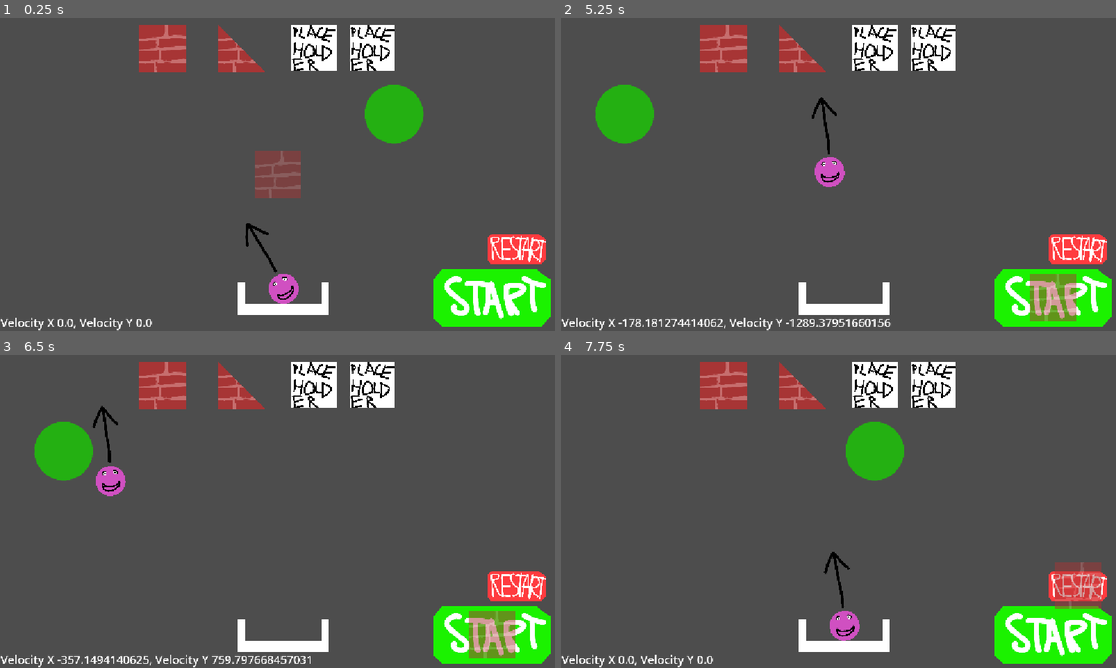
Above: before the commit, frames 1-4 (two rows, left to right).
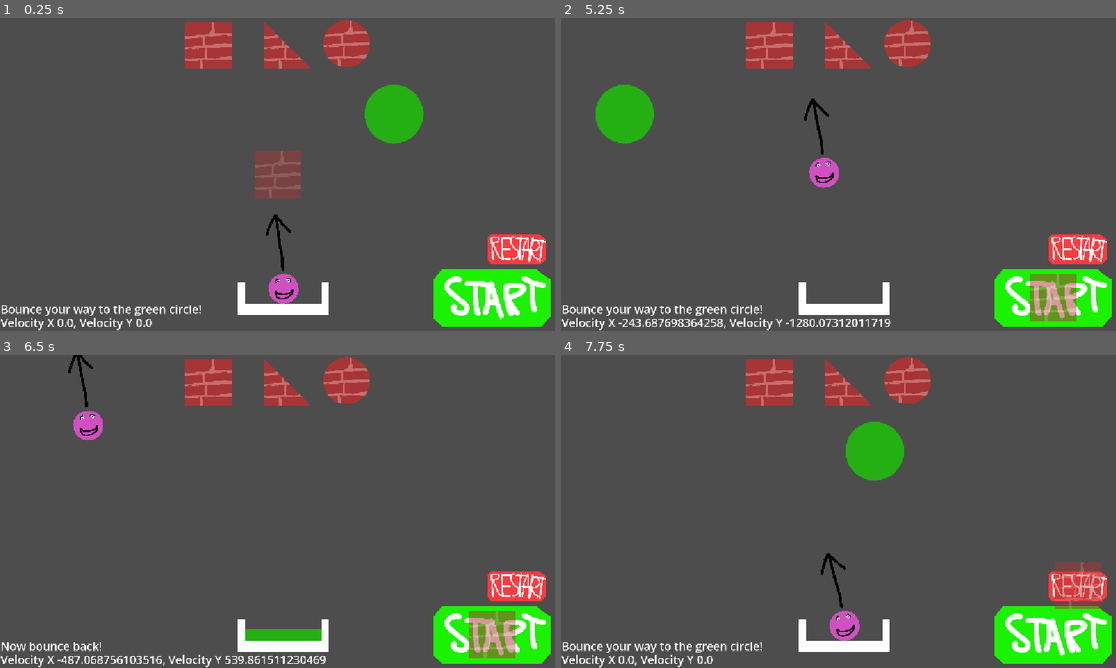
Above: after the commit, the same moments.

Repository: GizzyUwU/haven-bounceback
Game: Godot game, scene res://level.tscn
Same seed, same stepped clock (60 frames per second), same inputs: the game is played once before the commit and once after it.
Inputs (mouse positions are in pixels of both pictures, inside the frame that each line leads up to; where the layout moved, square brackets give the same spot in the first picture):
- Up to frame 1 (0.25 s): no input
- Up to frame 2 (5.25 s): click (771, 46) [721, 49] at 0.5 s; click (849, 46) [805, 49] at 1.25 s; click (877, 46) at 2.02 s; click (905, 43) at 2.77 s; click (932, 46) at 3.52 s; click (1077, 249) at 4.25 s; click (1054, 296) at 5 s
- Up to frame 3 (6.5 s): click (493, 633) at 5.75 s
- Up to frame 4 (7.75 s): click (1077, 586) at 6.5 s; click (1077, 586) at 7.25 s

The runs differ from the first frame. In frame 1, 6.8% of the frame differs, in the area x 0-72%, y 0-96%; in frame 2, 7.3%; in frame 3, 9.8%, in the area x 0-72%, y 0-100%; in frame 4, 6.6%.

Commit message:
meow

Diff:
--- a/actualwin.gd
+++ b/actualwin.gd
@@ -11,10 +11,14 @@
 	pass
 
 func _on_body_entered(body: Node2D) -> void:
+	print("meow")
 	if body is CharacterBody2D:
+		print("is character")
 		if $"../Ball".checkpoint == 1:
+			print("checkpoint goog")
 			body.freeze()
 			self.visible = false
 			print("win")
 			$"../winscreen".visible = true
+			$"../HelpLabel".text = "Restart."
 			$"../Ball".checkpoint = 2
--- a/ball.gd
+++ b/ball.gd
@@ -33,5 +33,7 @@
 	$"../VelocityLabel".text = "Velocity X " + str(velocity.x) + ", Velocity Y " + str(velocity.y)
 
 func _ready():
+	if (randf_range(1, 100) <= 1):
+		$"Sprite2D".texture = load("res://peechar.png")
 	angle = deg_to_rad(randf_range(-50, 50))
 	self.rotation = angle
--- /dev/null
+++ b/circle_button.gd
@@ -0,0 +1,16 @@
+extends TextureButton
+
+
+# Called when the node enters the scene tree for the first time.
+func _ready() -> void:
+	pass # Replace with function body.
+
+
+# Called every frame. 'delta' is the elapsed time since the previous frame.
+func _process(delta: float) -> void:
+	pass
+
+
+func _on_pressed() -> void:
+	$"../../MouseHover".texture = load("res://circle.png")
+	$"../../MouseHover".toClone = "circle"
--- a/level.tscn
+++ b/level.tscn
@@ -8,7 +8,9 @@
 [ext_resource type="Script" uid="uid://v3s3wnamyb0p" path="res://mouse_hover.gd" id="5_1ainy"]
 [ext_resource type="Script" uid="uid://biv7xlf4g2xef" path="res://wedge_button.gd" id="5_km5ld"]
 [ext_resource type="Texture2D" uid="uid://cv6unach6wkyu" path="res://start.png" id="6_8cye3"]
+[ext_resource type="Texture2D" uid="uid://bkho8toggfptk" path="res://circle.png" id="6_v7sqt"]
 [ext_resource type="Script" uid="uid://dlowx4var0sos" path="res://start_button.gd" id="7_2orkt"]
+[ext_resource type="Script" uid="uid://11twp7vmnxv0" path="res://circle_button.gd" id="7_ilwjd"]
 [ext_resource type="Texture2D" uid="uid://ci7fmy7ooha7h" path="res://refart.png" id="8_4c15r"]
 [ext_resource type="Texture2D" uid="uid://jc7neavorb3w" path="res://arrow.png" id="8_i2t4f"]
 [ext_resource type="Script" uid="uid://ct5vikwrbjnd8" path="res://restart_button.gd" id="9_ait7k"]
@@ -9757,6 +9759,9 @@
 [sub_resource type="RectangleShape2D" id="RectangleShape2D_4cuec"]
 size = Vector2(254.99994, 256.25)
 
+[sub_resource type="CircleShape2D" id="CircleShape2D_v7sqt"]
+radius = 128.92014
+
 [sub_resource type="RectangleShape2D" id="RectangleShape2D_r16pm"]
 size = Vector2(2447.6035, 47.015217)
 
@@ -9783,38 +9788,31 @@
 zoom = Vector2(0.475, 0.475)
 
 [node name="BlockButton" type="TextureButton" parent="Camera2D" unique_id=1344291382]
-offset_left = -606.0
-offset_top = -1153.33
-offset_right = -350.0
-offset_bottom = -897.32996
+offset_left = -404.0
+offset_top = -1164.0
+offset_right = -148.0
+offset_bottom = -908.0
 scale = Vector2(0.8, 0.8)
 texture_normal = ExtResource("2_f2txt")
 script = ExtResource("3_n6hdu")
 
 [node name="WedgeButton" type="TextureButton" parent="Camera2D" unique_id=383126492]
-offset_left = -261.0001
-offset_top = -1153.33
-offset_right = -5.0000916
-offset_bottom = -897.32996
+offset_left = -59.000107
+offset_top = -1164.0
+offset_right = 196.9999
+offset_bottom = -908.0
 scale = Vector2(0.8, 0.8)
 texture_normal = ExtResource("4_km5ld")
 script = ExtResource("5_km5ld")
 
-[node name="TextureButton3" type="TextureButton" parent="Camera2D" unique_id=2125169749]
-offset_left = 57.99991
-offset_top = -1153.33
-offset_right = 1057.9999
-offset_bottom = -153.32996
-scale = Vector2(0.2, 0.2)
-texture_normal = ExtResource("1_vonw3")
-
-[node name="TextureButton4" type="TextureButton" parent="Camera2D" unique_id=617092909]
-offset_left = 311.9999
-offset_top = -1153.33
-offset_right = 1311.9999
-offset_bottom = -153.32996
-scale = Vector2(0.2, 0.2)
-texture_normal = ExtResource("1_vonw3")
+[node name="CircleButton" type="TextureButton" parent="Camera2D" unique_id=2125169749]
+offset_left = 198.00037
+offset_top = -1172.0
+offset_right = 454.00037
+offset_bottom = -916.0
+scale = Vector2(0.8, 0.8)
+texture_normal = ExtResource("6_v7sqt")
+script = ExtResource("7_ilwjd")
 
 [node name="StartButton" type="TextureButton" parent="Camera2D" unique_id=1859988921]
 offset_left = 681.0
@@ -9866,6 +9864,19 @@
 position = Vector2(0.00036621094, 0.625)
 scale = Vector2(0.8, 0.8)
 shape = SubResource("RectangleShape2D_4cuec")
+
+[node name="circle" type="RigidBody2D" parent="." unique_id=1524973091]
+position = Vector2(1796.99, -648)
+gravity_scale = 0.0
+
+[node name="Sprite2D" type="Sprite2D" parent="circle" unique_id=566042513]
+scale = Vector2(0.8, 0.8)
+texture = ExtResource("6_v7sqt")
+
+[node name="CollisionShape2D" type="CollisionShape2D" parent="circle" unique_id=1355554556]
+position = Vector2(0.00036621094, 0.625)
+scale = Vector2(0.8, 0.8)
+shape = SubResource("CircleShape2D_v7sqt")
 
 [node name="wedge" type="RigidBody2D" parent="." unique_id=127751769]
 position = Vector2(1545.055, -394)
@@ -9935,7 +9946,15 @@
 offset_right = 411.0
 offset_bottom = 180.0
 theme_override_font_sizes/font_size = 50
-text = "sfdzdfsfdsfd"
+text = "velocity"
+
+[node name="HelpLabel" type="Label" parent="." unique_id=1402730685]
+offset_left = -1210.0
+offset_top = 52.0
+offset_right = 411.0
+offset_bottom = 121.0
+theme_override_font_sizes/font_size = 50
+text = "Bounce your way to the green circle!"
 
 [node name="actualwin" type="Area2D" parent="." unique_id=450353707]
 visible = false
@@ -9958,6 +9977,8 @@
 
 [connection signal="pressed" from="Camera2D/BlockButton" to="Camera2D/BlockButton" method="_on_pressed"]
 [connection signal="pressed" from="Camera2D/WedgeButton" to="Camera2D/WedgeButton" method="_on_pressed"]
+[connection signal="pressed" from="Camera2D/CircleButton" to="Camera2D/CircleButton" method="_on_pressed"]
 [connection signal="pressed" from="Camera2D/StartButton" to="Camera2D/StartButton" method="_on_pressed"]
 [connection signal="pressed" from="Camera2D/RestartButton" to="Camera2D/RestartButton" method="_on_pressed"]
 [connection signal="body_entered" from="win" to="win" method="_on_body_entered"]
+[connection signal="body_entered" from="actualwin" to="actualwin" method="_on_body_entered"]
--- a/mouse_hover.gd
+++ b/mouse_hover.gd
@@ -22,6 +22,8 @@
 			clone = $"../block".duplicate()
 		elif toClone == "wedge":
 			clone = $"../wedge".duplicate()
+		elif toClone == "circle":
+			clone = $"../circle".duplicate()
 		get_parent().add_child(clone)
 		clone.global_position = get_global_mouse_position()
 		clone.rotation = rotation
--- a/win.gd
+++ b/win.gd
@@ -4,7 +4,6 @@
 # Called when the node enters the scene tree for the first time.
 func _ready() -> void:
 	position.x = randf_range(-1000, 1000)
-	pass # Replace with function body.
 
 
 # Called every frame. 'delta' is the elapsed time since the previous frame.
@@ -18,5 +17,6 @@
 			body.freeze()
 			self.visible = false
 			$"../actualwin".visible = true
+			$"../HelpLabel".text = "Now bounce back!"
 			print("p1")
-		$"../Ball".checkpoint = 1
+			$"../Ball".checkpoint = 1
Binary file added: circle.png
Not shown, added: circle.png.import
Not shown, added: circle_button.gd.uid
Binary file added: peechar.png
Not shown, added: peechar.png.import
